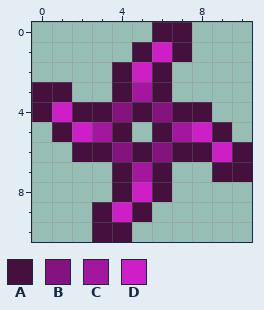
Edited in one commit: pixel-art sprite (Projectiles/Thrown/OrichalcumShuriken.png). Above is the file before it was changed.
The file is 22x22 pixels, drawn in blocks of 2x2; one block is one cell here.
Palette (. is transparent): A #450f3e  B #841380  C #a3169e  D #cd1ec7
And afterwards:
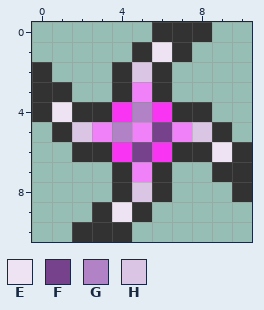
Colours new in this view: E #eee3f2  F #76428c  G #b182c6  H #dbc5e4
Change:
{"colour":"A","old":"#450f3e","new":"#323232"}
{"colour":"B","old":"#841380","new":"#f934f3"}
{"colour":"C","old":"#a3169e","new":"#f181f9"}
{"y":0,"x":8,"old":".","new":"A"}
{"y":1,"x":6,"old":"D","new":"E"}
{"y":2,"x":0,"old":".","new":"A"}
{"y":2,"x":5,"old":"D","new":"H"}
{"y":4,"x":1,"old":"D","new":"E"}
{"y":4,"x":5,"old":"A","new":"G"}
{"y":5,"x":2,"old":"D","new":"H"}
{"y":5,"x":4,"old":"A.A","new":"GCF"}
{"y":5,"x":8,"old":"D","new":"H"}
{"y":6,"x":5,"old":"A","new":"F"}
{"y":6,"x":9,"old":"D","new":"E"}
{"y":8,"x":5,"old":"D","new":"H"}
{"y":8,"x":10,"old":".","new":"A"}
{"y":9,"x":4,"old":"D","new":"E"}
{"y":10,"x":2,"old":".","new":"A"}
